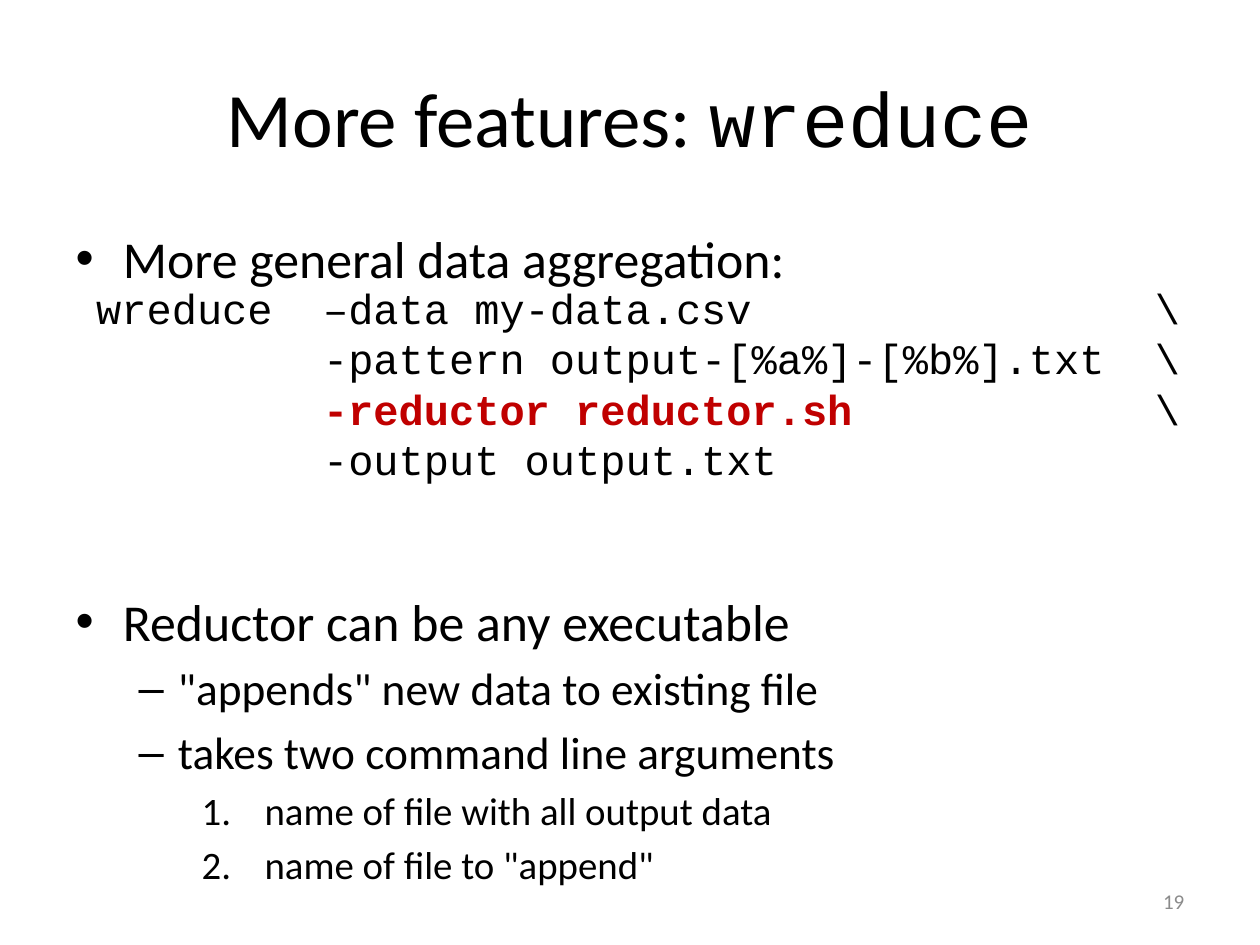
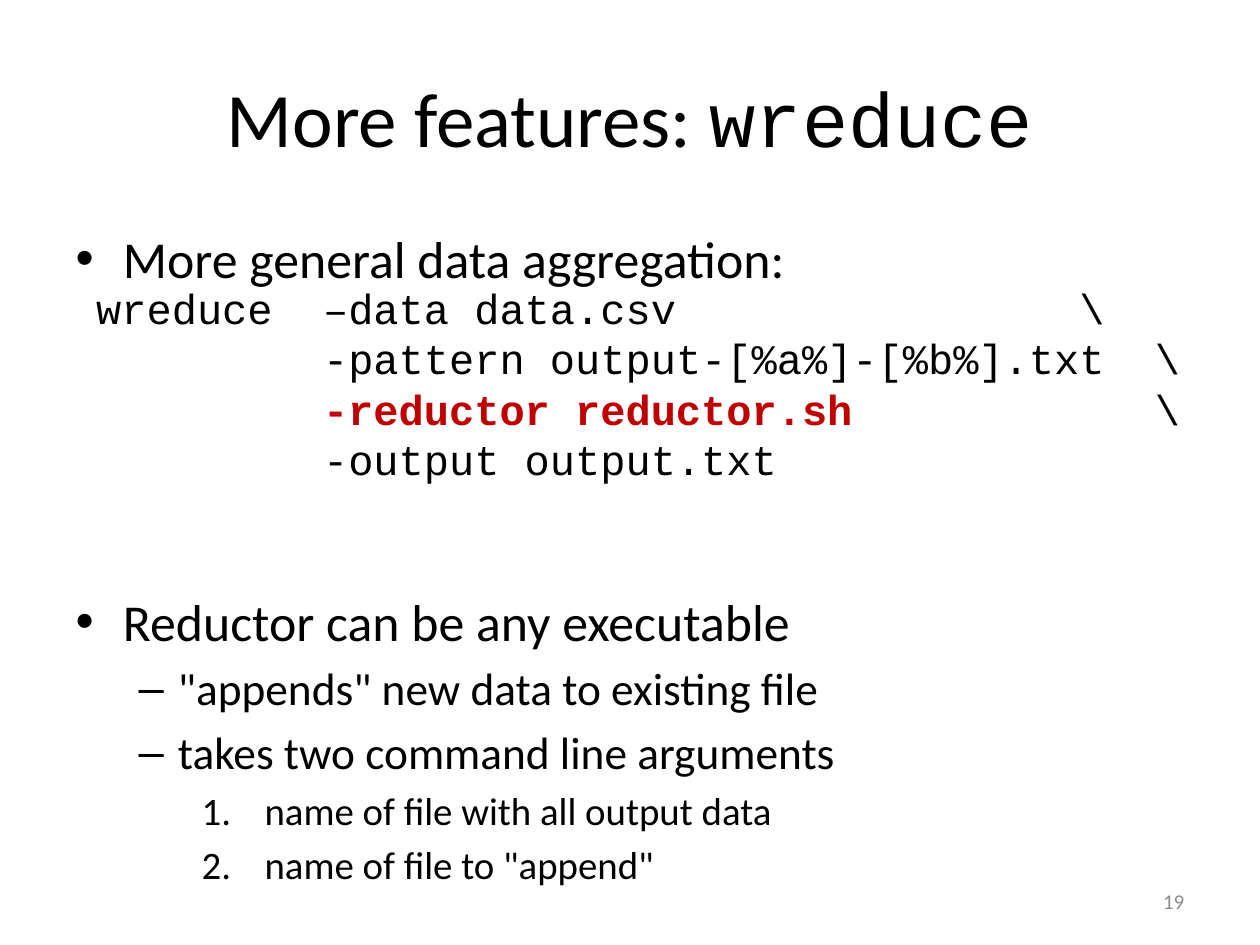
Before and after one commit to gjbex/worker, a slide deck: slide 19 of doc/worker.pptx. Drawn at 1260x945 pixels with LibreOffice and Linux fonts; fonts in the diff are those of the drawing. Boxes give left, top, right and bottom in pixels: in the first picture for what was removed or moved away, otherwise in the second. Text is boxed around its words. In the diff, an @@ line names an element or a change of style, - is before the commit and + after.

Commit message:
Fix typo

```diff
--- a/doc/worker.pptx
+++ b/doc/worker.pptx
@@ text at box(96, 293, 676, 325): text changed @@
-wreduce –data my-data.csv \
+wreduce –data data.csv \
```
Also in this commit, not shown: 1 other slide changed.
